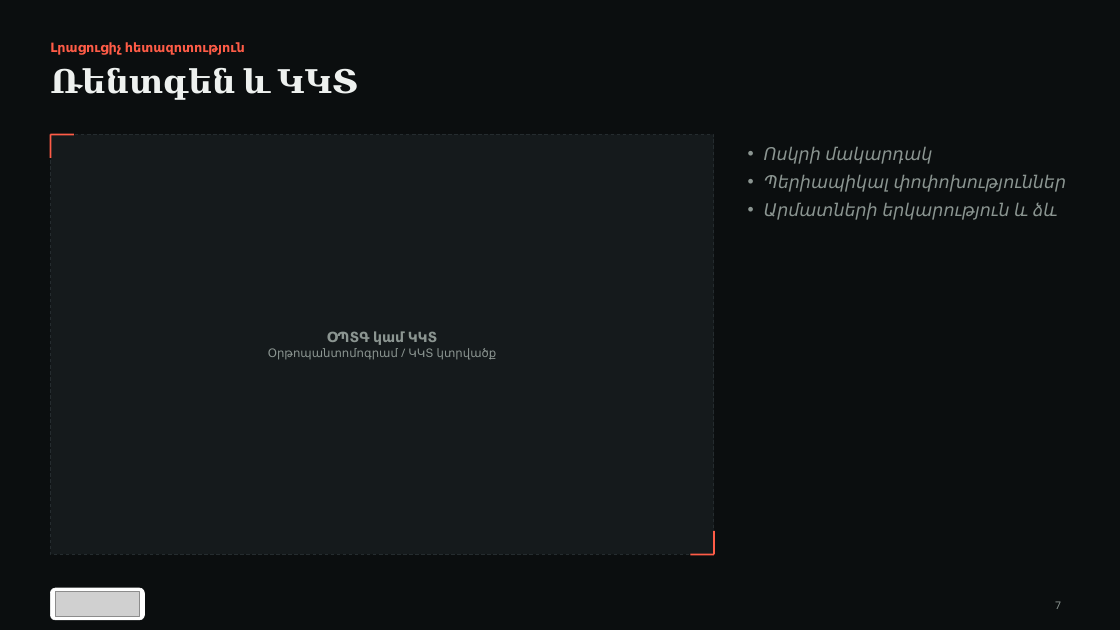
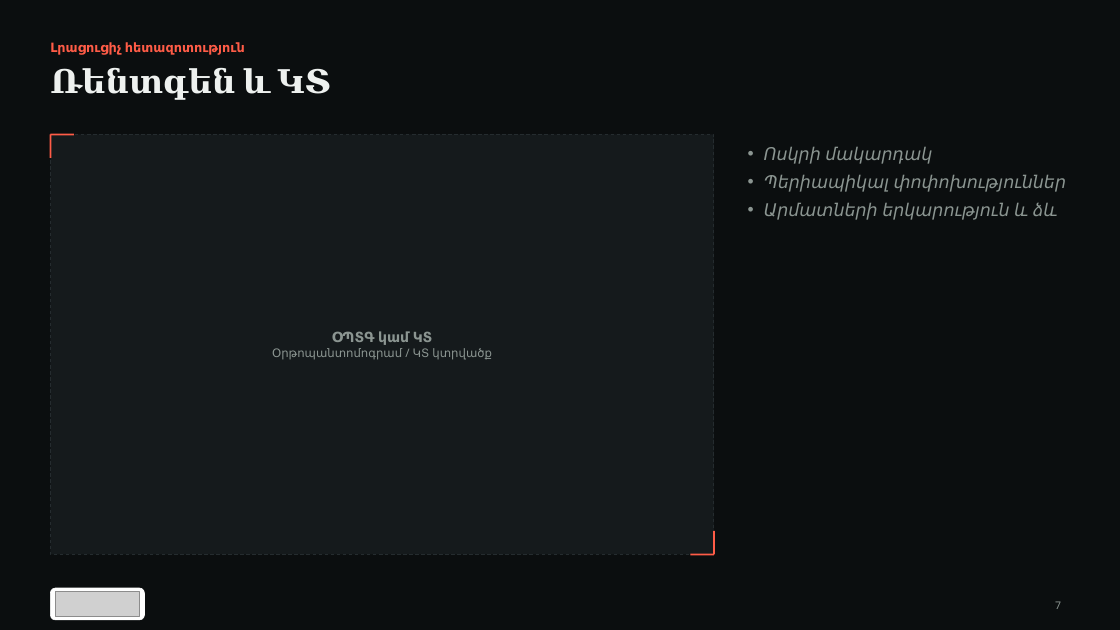
Before and after one commit to AvagHovhannisyann/Hello, a slide deck: slide 7 of assets/ISD_Case_Presentation_Template.pptx. Drawn at 1120x630 pixels with LibreOffice and Linux fonts; fonts in the diff are those of the drawing; grey boxes stand for pictures. Boxes give left, top, right and bottom in pixels: in the first picture for what was removed or moved away, otherwise in the second. Text is boxed around its words. In the diff, an @@ line names an element or a change of style, - is before the commit and + after.

```diff
--- a/assets/ISD_Case_Presentation_Template.pptx
+++ b/assets/ISD_Case_Presentation_Template.pptx
@@ text at bbox=[50, 68, 331, 99]: text changed @@
-Ռենտգեն և ԿԿՏ
+Ռենտգեն և ԿՏ
@@ text at bbox=[272, 331, 492, 360]: text changed @@
-ՕՊՏԳ կամ ԿԿՏ
-Օրթոպանտոմոգրամ / ԿԿՏ կտրվածք
+ՕՊՏԳ կամ ԿՏ
+Օրթոպանտոմոգրամ / ԿՏ կտրվածք
```
Also in this commit, not shown: 4 other files.
